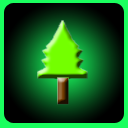
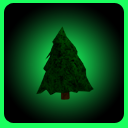
Layered file, before and after one edit (128x128). Changes by layer:
hid "Layer 2" over <box>57,77,69,105</box>
added layer "Layer 3" above "Layer 1" over <box>36,26,94,100</box>
hid "Layer 1" over <box>37,20,88,79</box>
